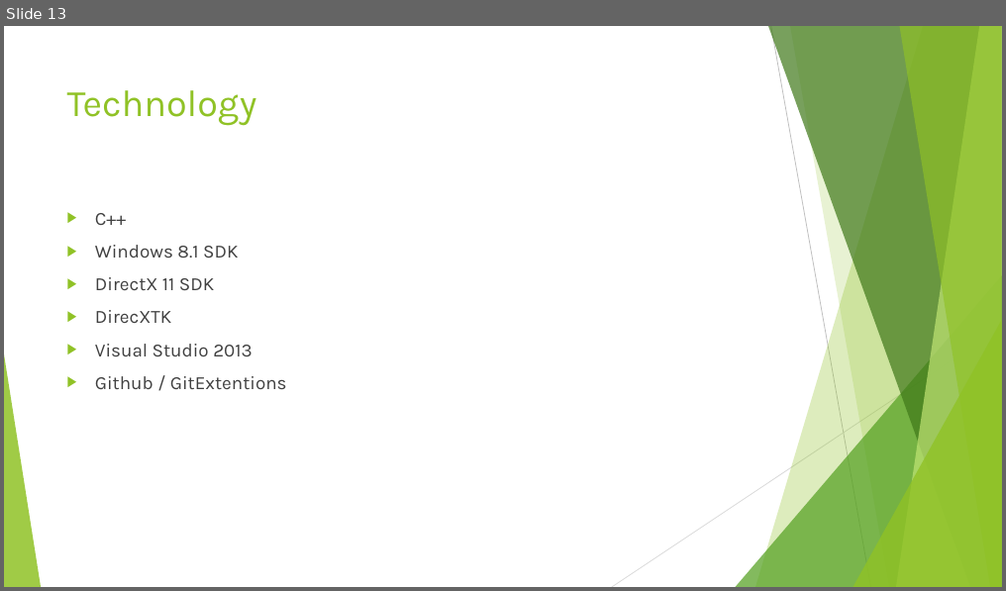
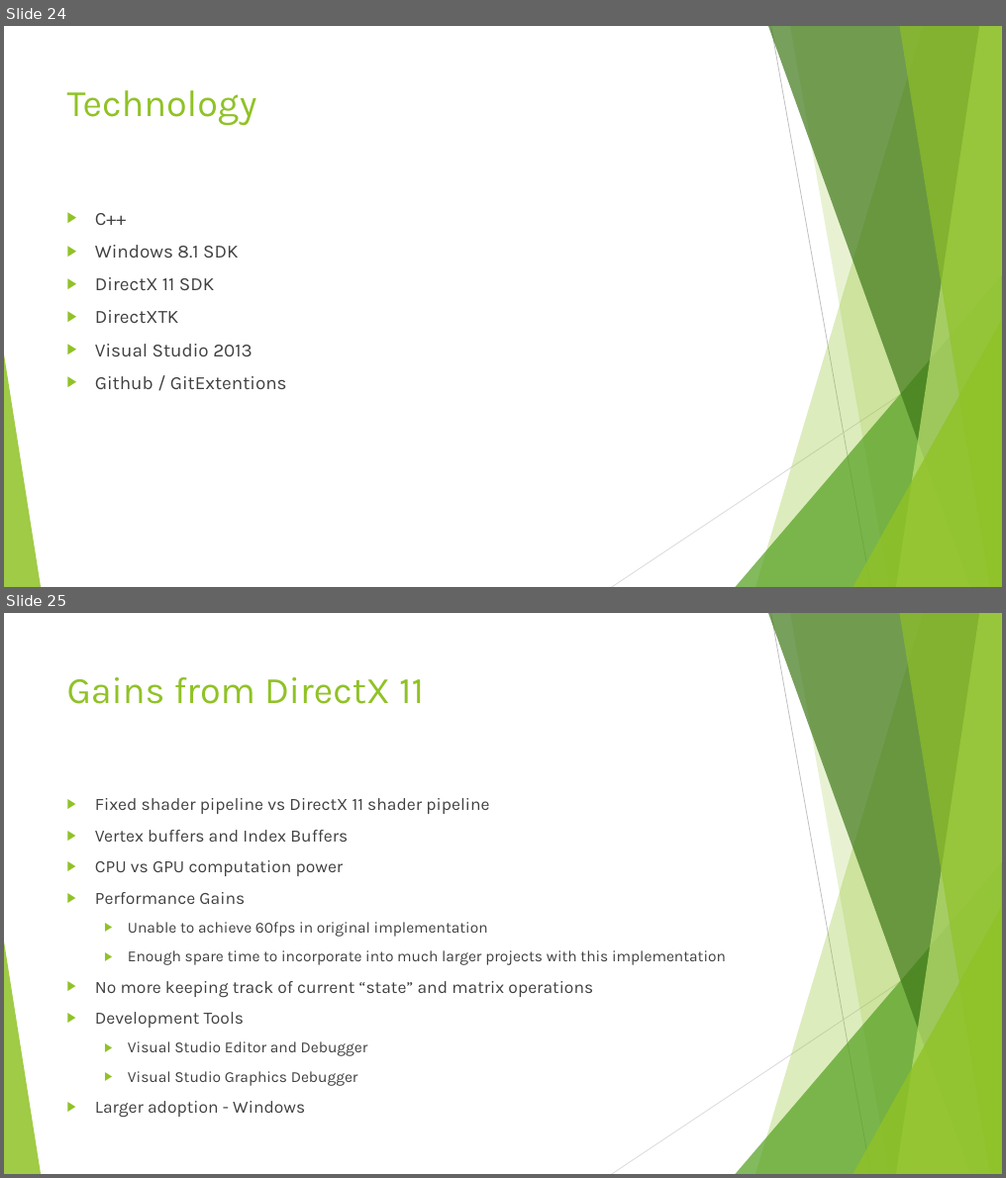
Before and after one commit to KarteekKumarM/MountainTerrain, a slide deck: docs/Presentation.pptx. Shown one above the other, each under a label of ours: slide 13 before the commit, slides 24 and 25 after it. The pictures are 1006x591 and 1006x1178 pixels, drawn with LibreOffice and Linux fonts; fonts in the diff are those of the drawing. Boxes give left, top, right and bottom in pixels: in the first picture for what was removed or moved away, otherwise in the second. Text is boxed around its words. In the diff, an @@ line names an element or a change of style, - is before the commit and + after.

Commit message:
Final days for work.
Its time to defend guardians

```diff
--- a/docs/Presentation.pptx
+++ b/docs/Presentation.pptx
@@ slide 25 added at <box>4,613,1002,1174</box>, background #FFFFFF; not listed: 10 template elements that a slide beside it also shows @@
@@ title added at <box>67,677,424,704</box>, 36 pt, text #90C226 @@
+Gains from DirectX 11
@@ text added at <box>95,798,726,1118</box>, 16.6 pt, text #404040 @@
+▶ Fixed shader pipeline vs DirectX 11 shader pipeline
+▶ Vertex buffers and Index Buffers
+▶ CPU vs GPU computation power
+▶ Performance Gains
+  ▶ Unable to achieve 60fps in original implementation
+  ▶ Enough spare time to incorporate into much larger projects with this implementation
+▶ No more keeping track of current “state” and matrix operations
+▶ Development Tools
+  ▶ Visual Studio Editor and Debugger
+  ▶ Visual Studio Graphics Debugger
+▶ Larger adoption - Windows
@@ what was slide 13 is now slide 24 @@
@@ slide 24 changed as well @@
@@ text at <box>95,310,179,323</box>: text changed @@
-▶ DirecXTK
+▶ DirectXTK
```
Also in this commit, not shown: 8 other slides changed, 20 other slides added, 5 slides removed, 9 other files.
